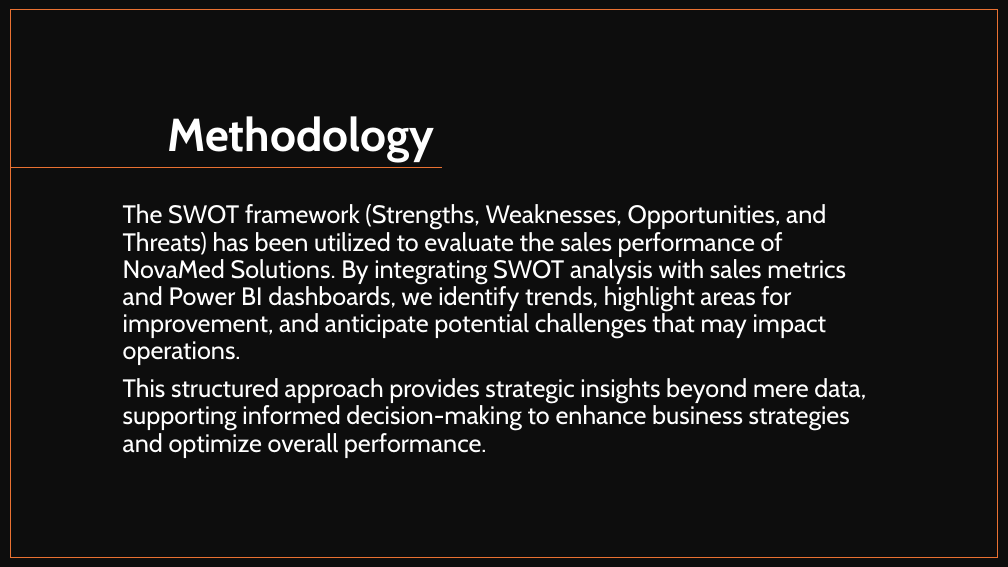
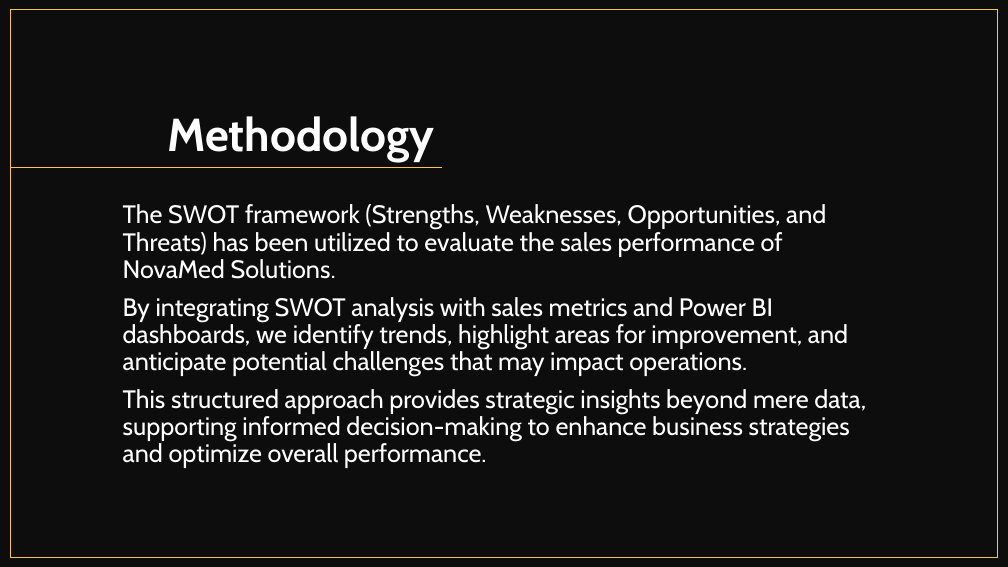
Before and after one commit to cephard/NovaMed-Solutions, a slide deck: slide 11 of NovaMed Solutions Presentation.pptx. Drawn at 1008x567 pixels with LibreOffice and Linux fonts; fonts in the diff are those of the drawing. Boxes give left, top, right and bottom in pixels: in the first picture for what was removed or moved away, otherwise in the second. Text is boxed around its words. In the diff, an @@ line names an element or a change of style, - is before the commit and + after.

Commit message:
added powerbi service

```diff
--- a/NovaMed Solutions Presentation.pptx
+++ b/NovaMed Solutions Presentation.pptx
@@ background #FFFFFF to #FDC543 @@
@@ rectangle at (11, 10, 998, 558): outline #E97132 1 pt to #FDC543 1 pt @@
@@ line (442, 168) - (11, 168): stroke #E97132 1 pt to #FDC543 1 pt @@
@@ subtitle at (123, 204, 848, 376): text changed @@
-The SWOT framework (Strengths, Weaknesses, Opportunities, and Threats) has been utilized to evaluate the sales performance of NovaMed Solutions. By integrating SWOT analysis with sales metrics and Power BI dashboards, we identify trends, highlight areas for improvement, and anticipate potential challenges that may impact operations.
+The SWOT framework (Strengths, Weaknesses, Opportunities, and Threats) has been utilized to evaluate the sales performance of NovaMed Solutions.
+By integrating SWOT analysis with sales metrics and Power BI dashboards, we identify trends, highlight areas for improvement, and anticipate potential challenges that may impact operations.
```
Also in this commit, not shown: 24 other slides changed, 11 slides added, 8 slides removed, 3 other files.
